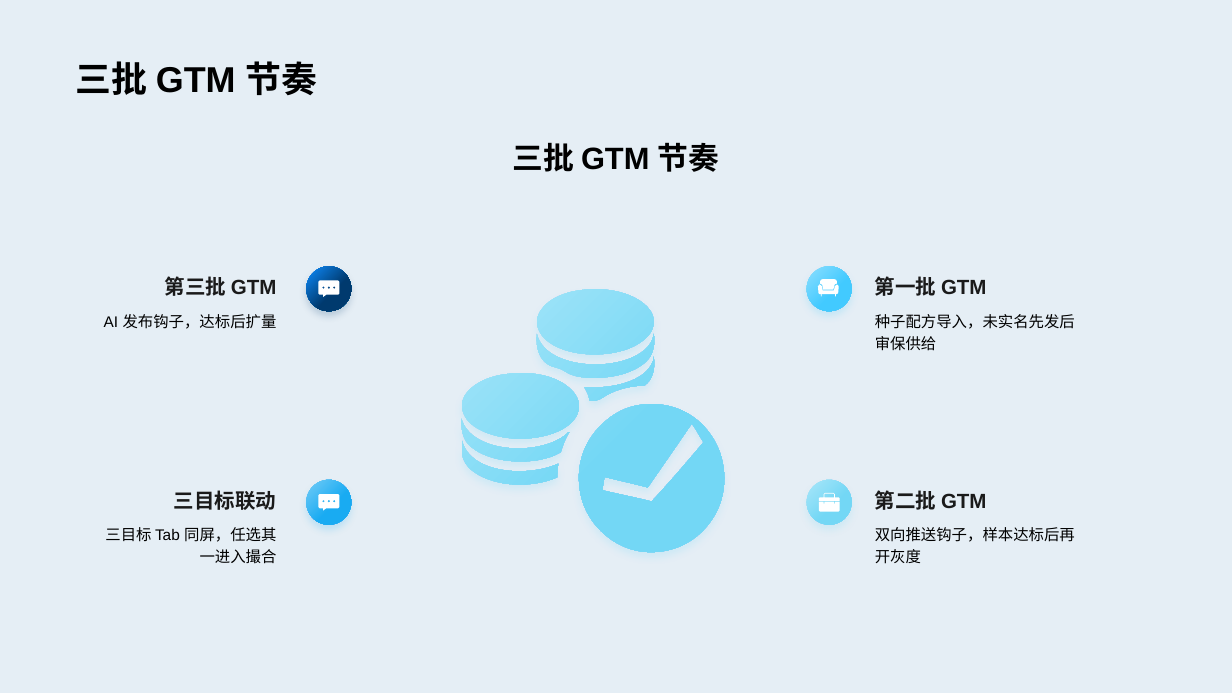
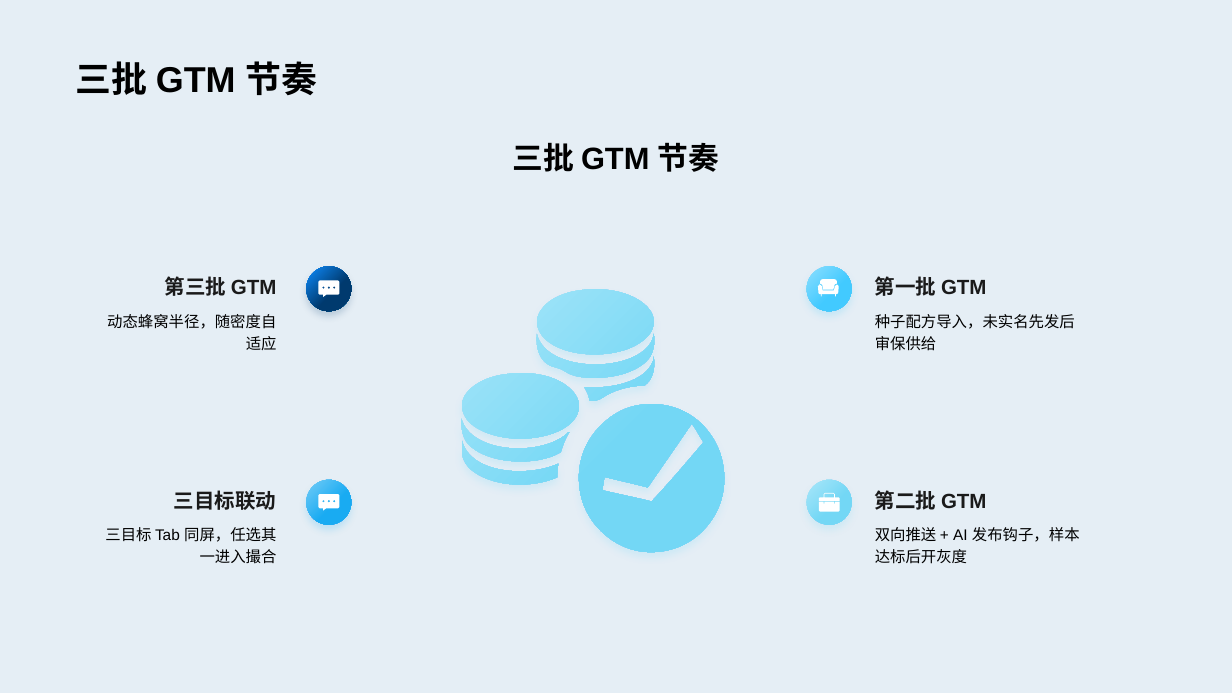
Before and after one commit to liujie12/s2s, a slide deck: slide 22 of docs/找鸭找-市场需求文档-v2.1.pptx. Drawn at 1232x693 pixels with LibreOffice and Linux fonts; fonts in the diff are those of the drawing. Boxes give left, top, right and bottom in pixels: in the first picture for what was removed or moved away, otherwise in the second. Text is boxed around its words. In the diff, an @@ line names an element or a change of style, - is before the commit and + after.

```diff
--- a/docs/找鸭找-市场需求文档-v2.1.pptx
+++ b/docs/找鸭找-市场需求文档-v2.1.pptx
@@ text at box(107, 314, 277, 350): text changed @@
-AI 发布钩子，达标后扩量
+动态蜂窝半径，随密度自适应
@@ text at box(875, 527, 1080, 564): text changed @@
-双向推送钩子，样本达标后再开灰度
+双向推送 + AI 发布钩子，样本达标后开灰度
```
Also in this commit, not shown: 13 other files.
